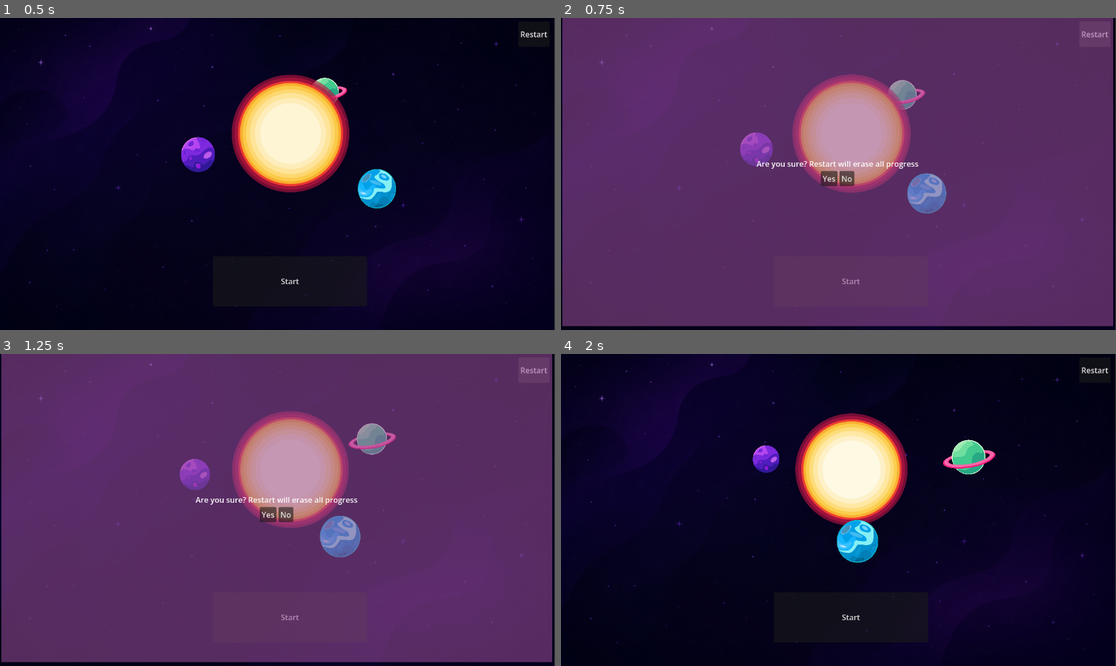
Above: before the commit, frames 1-4 (two rows, left to right).
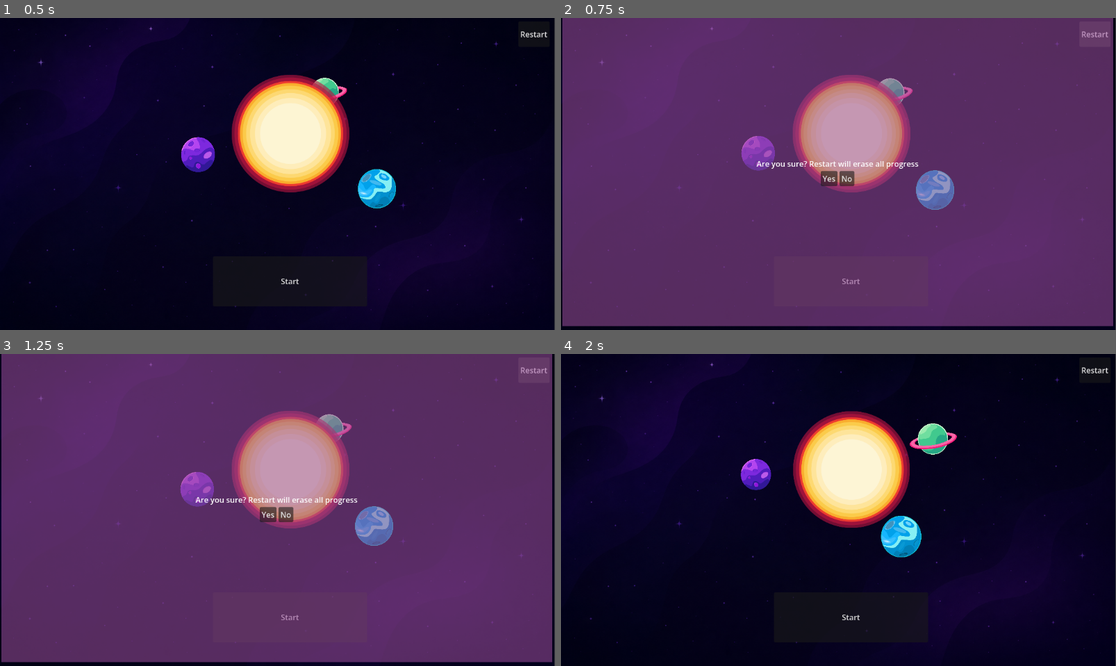
Above: after the commit, the same moments.

Repository: DanilLvov/GamificationTool
Game: Godot game, scene res://Scenes/Menu.tscn
Two runs of this game, one before a commit and one after it. Both use one fixed random seed, a clock stepped at 60 frames per second and the inputs below.
Inputs:
- Up to frame 1 (0.5 s): no input
- Up to frame 2 (0.75 s): click "Restart" at 0.5 s
- Up to frame 3 (1.25 s): no input
- Up to frame 4 (2 s): click "No" at 1.25 s

Frame 1 is identical in both runs. In frame 2, 1.3% of the frame differs, in the area x 32-71%, y 18-63%; in frame 3, 3.0%; in frame 4, 5.8%, in the area x 32-79%, y 18-68%.

Commit message:
Added idle timer for restart of game

Diff:
--- a/Scenes/Menu.tscn
+++ b/Scenes/Menu.tscn
@@ -72,6 +72,16 @@
 [node name="Cutscene" parent="." unique_id=2129651268 instance=ExtResource("3_s2c3o")]
 position = Vector2(2, 19)
 
+[node name="RestartWarning" type="Label" parent="." unique_id=1798436796]
+visible = false
+offset_left = 486.0
+offset_top = 19.0
+offset_right = 746.0
+offset_bottom = 122.0
+text = "are you still here?"
+horizontal_alignment = 1
+vertical_alignment = 1
+
 [connection signal="pressed" from="StartScreen/StartButton" to="." method="_on_start_button_pressed"]
 [connection signal="pressed" from="RestartButton" to="." method="_on_restart_button_pressed"]
 [connection signal="pressed" from="RestartButton" to="." method="_restart_game"]
--- a/Scripts/menu.gd
+++ b/Scripts/menu.gd
@@ -10,13 +10,20 @@
 }
 
 # Node variables, if changing node name, change it here:
-@onready var minigame_manager = $MiniGame
-@onready var cutscene_manager = $Cutscene
-@onready var start_button = $StartScreen/StartButton
-@onready var restart_button = $RestartButton
-@onready var restart_menu = $RestartMenu
-@onready var start_screen = $StartScreen
+@onready var minigame_manager := $MiniGame
+@onready var cutscene_manager := $Cutscene
+@onready var start_button := $StartScreen/StartButton
+@onready var restart_button := $RestartButton
+@onready var restart_menu := $RestartMenu
+@onready var start_screen := $StartScreen
+@onready var restart_warning := $RestartWarning
 
+
+# Restart timer vars:
+var idle_timeout := 60.0
+var restart_warning_time := 10.0
+var warning_shown := false
+var idle_time_left: float
 
 var current_scene_id: int
 var current_minigame: int
@@ -32,11 +39,19 @@
 	cutscene_manager.finished.connect(_next_game_step)
 	current_scene_id = 0
 
+	_reset_idle_timer()
 	_run_current_scene()
 
 # Called every frame. 'delta' is the elapsed time since the previous frame.
 func _process(delta: float) -> void:
-	pass
+	idle_time_left -= delta
+	if idle_time_left < restart_warning_time:
+		if not warning_shown:
+			warning_shown = true
+			restart_warning.visible = true
+		if idle_time_left < 0.0:
+			_on_idle_timeout()
+
 
 # Parsing timeline json with all checks and errors
 func _load_timeline(path: String) -> Dictionary:
@@ -145,6 +160,7 @@
 
 # Restart functionality
 func _restart_game() -> void:
+	start_screen.process_mode     = Node.PROCESS_MODE_DISABLED
 	minigame_manager.process_mode = Node.PROCESS_MODE_DISABLED
 	cutscene_manager.process_mode = Node.PROCESS_MODE_DISABLED
 	restart_menu.visible = true
@@ -153,8 +169,26 @@
 	get_tree().reload_current_scene()
 
 func _restart_menu_no_pressed() -> void:
+	start_screen.process_mode     = Node.PROCESS_MODE_INHERIT
 	minigame_manager.process_mode = Node.PROCESS_MODE_INHERIT
 	cutscene_manager.process_mode = Node.PROCESS_MODE_INHERIT
 	restart_menu.visible = false
 
-# TODO: add reset on timer
+# Idle Timer
+func _reset_idle_timer() -> void:
+	warning_shown = false
+	restart_warning.visible = false
+	idle_time_left = idle_timeout
+
+func _on_idle_timeout() -> void:
+	_restart_menu_yes_pressed()
+
+func _input(event: InputEvent) -> void:
+	if event is InputEventMouseButton and event.pressed:
+		_reset_idle_timer()
+	elif event is InputEventKey and event.pressed:
+		_reset_idle_timer()
+	elif event is InputEventScreenTouch and event.pressed:
+		_reset_idle_timer()
+	elif event is InputEventMouseMotion:
+		_reset_idle_timer()
